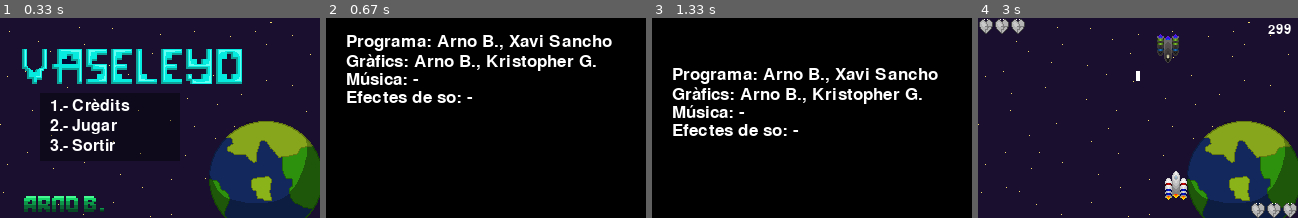
Above: before the commit, frames 1-4 (left to right).
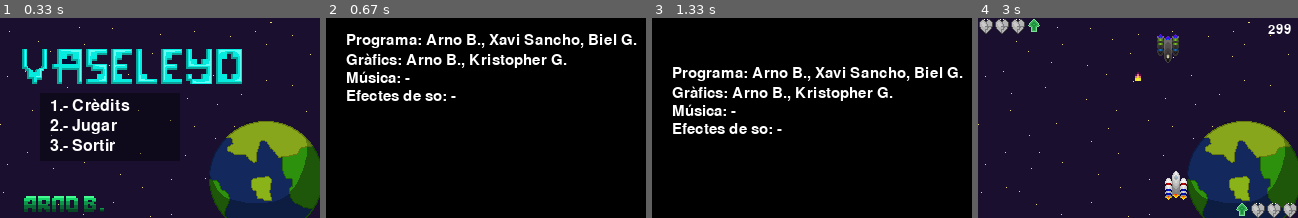
Above: after the commit, the same moments.

Repository: abrsc/M14IntroduccioPython
Game: pygame game, started from Pygame/menu.py
Same seed, same stepped clock (60 frames per second), same inputs: the game is played once before the commit and once after it.
Inputs:
- Up to frame 1 (0.33 s): no input
- Up to frame 2 (0.67 s): tap 1 at 0.33 s
- Up to frame 3 (1.33 s): no input
- Up to frame 4 (3 s): tap Space at 1.67 s; tap 2 at 2 s; tap W at 2.33 s; hold R from 2.67 s (still down); hold Right from 2.67 s (still down); hold D from 2.67 s (still down); tap Right Shift at 2.82 s

Frame 1 is identical in both runs. In frame 2, 8.4% of the frame differs, in the area x 6-98%, y 8-43%; in frame 3, 8.4%; in frame 4, 0.4%.

Commit message:
adding indication for powers

Diff:
--- a/Pygame/menu.py
+++ b/Pygame/menu.py
@@ -13,11 +13,17 @@
 vides_image = pygame.image.load(sprite_vides)
 sprite_energia = 'assets/energia.png'
 energia_image = pygame.image.load(sprite_energia)
+sprite_escut = 'assets/escut.png'
+escut_image = pygame.image.load(sprite_escut)
+sprite_velocitat = 'assets/velocitat.png'
+velocitat_image = pygame.image.load(sprite_velocitat)
 # Bala rectangular blanca:
-#sprite_bala = 'assets/tretnau.png'
-#bala_imatge = pygame.image.load(sprite_bala)
-bala_imatge = pygame.Surface((4,10)) #definim una superficie rectangle de 4 pixels d'ample i 10 d'alçada
-bala_imatge.fill(WHITE) #pintem la superficie de color blanc
+sprite_bala = 'assets/tretnau.png'
+bala_imatge = pygame.image.load(sprite_bala)
+sprite_bala2 = 'assets/tretnau2.png'
+bala_imatge2 = pygame.image.load(sprite_bala2)
+#bala_imatge = pygame.Surface((4,10)) #definim una superficie rectangle de 4 pixels d'ample i 10 d'alçada
+#bala_imatge.fill(WHITE) #pintem la superficie de color blanc
 bales_jugador1 = [] #llista on guardem les bales del jugador 1
 bales_jugador2 = [] #llista on guardem les bales del jugador 2
 velocitat_bales = 4.5
@@ -66,10 +72,10 @@
             for i in range(0,60):
                 time.sleep(0.02)
                 pantalla.fill((0,0,0))
-                TextPantalla(pantalla,None,25, "Programa: Arno B., Xavi Sancho", (WHITE), (20,i))
-                TextPantalla(pantalla,None,25, "Gràfics: Arno B., Kristopher G.", (WHITE), (20,i+20))
-                TextPantalla(pantalla,None,25, "Música: -", (WHITE), (20,i+38))
-                TextPantalla(pantalla,None,25, "Efectes de so: -", (WHITE), (20,i+56))
+                TextPantalla(pantalla,None,22, "Programa: Arno B., Xavi Sancho, Biel G.", (WHITE), (20,i))
+                TextPantalla(pantalla,None,22, "Gràfics: Arno B., Kristopher G.", (WHITE), (20,i+20))
+                TextPantalla(pantalla,None,22, "Música: -", (WHITE), (20,i+38))
+                TextPantalla(pantalla,None,22, "Efectes de so: -", (WHITE), (20,i+56))
                 pygame.display.update()
             TextPantalla(pantalla,None,17, "Premeu la barra espaiadora per continuar..", (WHITE), (40,180))
             animaciocreditacabat = True
@@ -150,7 +156,7 @@
             if event.type == KEYDOWN:
                 #jugador 1
                 if event.key == K_w and current_time - temps_ultima_bala_jugador1 >= temps_entre_bales:
-                    bales_jugador1.append(pygame.Rect(player_rect.centerx - 2, player_rect.top, 4, 10))
+                    bales_jugador1.append(pygame.Rect(player_rect.centerx-6, player_rect.top, 4, 10))
                     temps_ultima_bala_jugador1 = current_time
                 if event.key == K_e and energiajugador1 > 0:
                     invulnerabilitatjugador1 = True
@@ -162,7 +168,7 @@
                     temps_ultim_energia_jugador1 = current_time
                 # jugador 2
                 if event.key == K_UP and current_time - temps_ultima_bala_jugador2 >= temps_entre_bales:
-                    bales_jugador2.append(pygame.Rect(player_rect2.centerx - 2, player_rect2.bottom -10, 4, 10))
+                    bales_jugador2.append(pygame.Rect(player_rect2.centerx-6, player_rect2.bottom -10, 4, 10))
                     temps_ultima_bala_jugador2 = current_time
                 if event.key == K_KP_0 and energiajugador2 > 0:
                     invulnerabilitatjugador2 = True
@@ -268,7 +274,7 @@
                 bales_total_utilitzades_jugador2 += 1
                 bales_jugador2.remove(bala)
             else:
-                pantalla.blit(bala_imatge, bala)
+                pantalla.blit(bala_imatge2, bala)
             # Detectar col·lisions jugador 1:
             if player_rect.colliderect(bala):  # si una bala toca al jugador1 (el seu rectangle)
                 if current_time - temps_ultim_golp_jugador1 >= temps_invicibilitat and invulnerabilitatjugador1 == False:
@@ -351,6 +357,10 @@
         if energiajugador2 < 1 and current_time - temps_ultim_energia_jugador2 >= temps_energia:
             energiajugador2 += 1
 
+        if invulnerabilitatjugador1 == True:
+            pantalla.blit(escut_image, (304-48,184))
+        if invulnerabilitatjugador2 == True:
+            pantalla.blit(escut_image,(48,0))
         if invulnerabilitatjugador1 == True and current_time - temps_ultim_energia_jugador1 >= temps_poder_escut:
             invulnerabilitatjugador1 = False
         if invulnerabilitatjugador2 == True and current_time - temps_ultim_energia_jugador2 >= temps_poder_escut:
@@ -365,8 +375,11 @@
             velocitat_nau2 = 2
         if boostvelocitatjugador1 == True:
             velocitat_nau = 4
+            pantalla.blit(velocitat_image, (304-48,184))
+
         if boostvelocitatjugador2 == True:
             velocitat_nau2 = 4
+            pantalla.blit(velocitat_image,(48,0))
 
         timer = int((temps_partida - (current_time - temps_inici_partida))/1000)
         if timer < 10:
Binary file added: Pygame/Assets/escut.png
Binary file changed: Pygame/Assets/tretnau.png
Binary file changed: Pygame/Assets/tretnau2.png
Binary file added: Pygame/Assets/tretnaudoble.png
Binary file added: Pygame/Assets/velocitat.png
